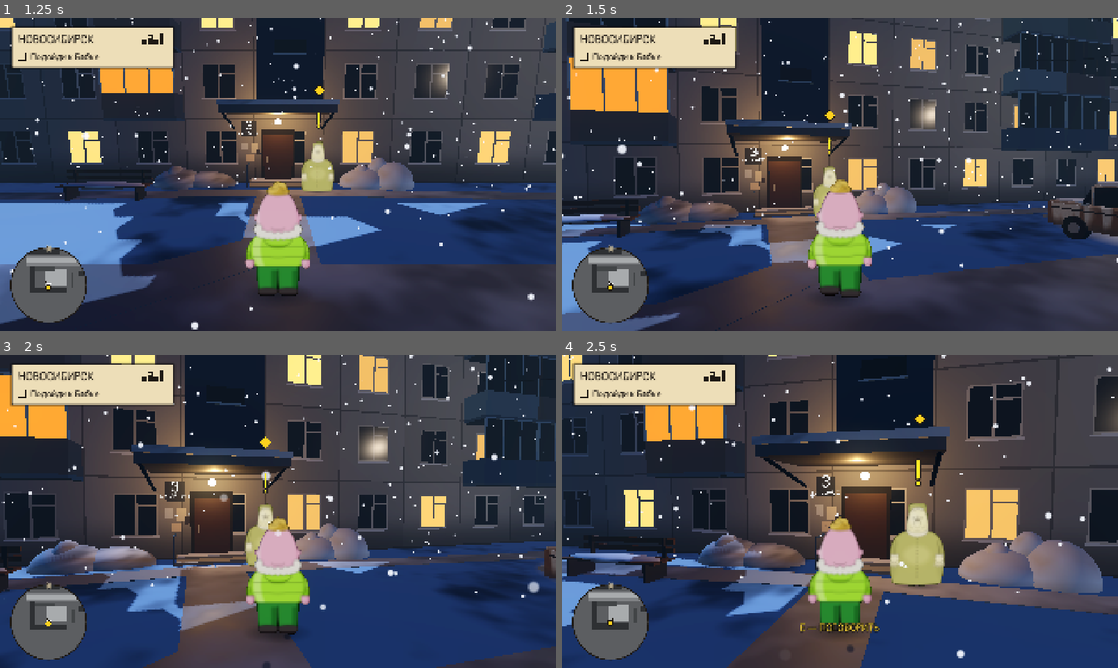
Above: before the commit, frames 1-4 (two rows, left to right).
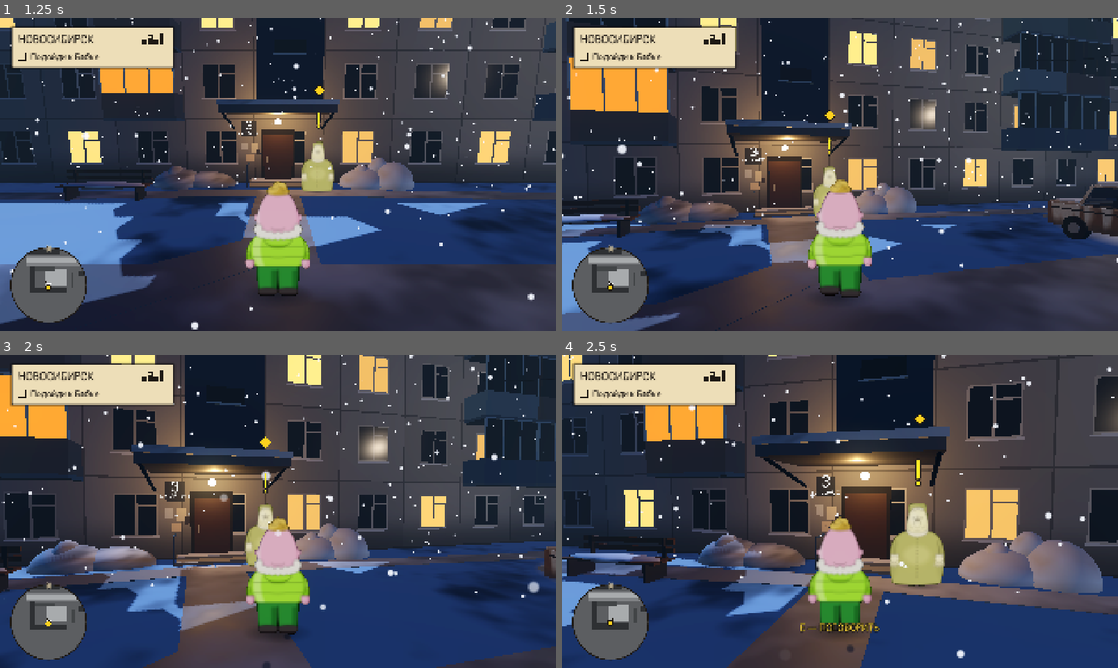
Above: after the commit, the same moments.

Repository: NorthArea/shkya
Game: Godot game, scene res://game/main.tscn
The game is run twice, just before and just after one commit, with the same random seed, the same clock (stepped at 60 frames per second) and the same inputs. Sound files missing from this copy of the repository are replaced by a short silence.
Inputs (mouse positions are in pixels of both pictures, inside the frame that each line leads up to):
- Up to frame 1 (1.25 s): click "НАЧАТЬ" at 0.5 s
- Up to frame 2 (1.5 s): tap Enter (ui_accept) at 1.25 s; move the mouse to (867, 174) at 1.27 s; hold W (move_forward) from 1.28 s (still down); hold E (interact) from 1.28 s (still down); click (867, 174) at 1.42 s
- Up to frame 3 (2 s): keep holding W (move_forward); keep holding E (interact); tap Enter (ui_accept) at 1.52 s
- Up to frame 4 (2.5 s): keep holding W (move_forward); move the mouse to (812, 511) at 2.02 s; release E (interact) at 2.03 s; tap E (interact) at 2.1 s; tap Enter (ui_accept) at 2.27 s

Frame 1 is identical in both runs. In frame 2, 0.1% of the frame differs, in the area x 91-100%, y 53-62%; in frame 3, less than 0.1%; in frame 4, nothing differs.

Commit message:
POLISH-02 A: Илюша виден в «Ладе», полупрозрачные стёкла и салон; фары и стоп-сигналы; припаркованные «Жигули» через облик LadaVisual

Diff:
--- a/game/vehicles/lada.gd
+++ b/game/vehicles/lada.gd
@@ -36,7 +36,10 @@
 var exit_requested := false
 var enter_zone: Interactable
 var lateral_speed := 0.0        # для тестов и звука заноса
+var braking := false            # тормоз или ручник с водителем — стоп-сигналы ярче (POLISH-02)
+var visual: Node3D
 var _steer_now := 0.0
+var _lights := -1
 
 func _ready() -> void:
 	collision_layer = 4  # Car
@@ -49,7 +52,9 @@
 	collider.shape = shape
 	collider.position.y = SIZE.y * 0.5
 	add_child(collider)
-	add_child(LadaVisual.build())  # облик белой «Лады» — ART-03
+	visual = LadaVisual.build()  # облик белой «Лады» — ART-03; водитель, фары и огни — POLISH-02
+	add_child(visual)
+	_update_lights()
 	var spray := SlushSpray.new()  # брызги каши из-под колёс — PLAY-03
 	spray.name = "SlushSpray"
 	add_child(spray)
@@ -99,6 +104,9 @@
 			forward_speed = maxf(forward_speed + ACCELERATION * REVERSE_ACCEL * throttle * delta, -MAX_REVERSE)
 	else:
 		forward_speed = move_toward(forward_speed, 0.0, (ROLL_DRAG + AIR_DRAG * forward_speed * forward_speed) * delta)
+	braking = driver != null and (handbrake or (stopping and absf(forward_speed) > 0.5)
+		or (throttle < 0.0 and forward_speed > 0.5) or (throttle > 0.0 and forward_speed < -0.5))
+	_update_lights()
 	lateral *= exp(-(HANDBRAKE_GRIP if handbrake else GRIP) * delta)
 	lateral_speed = lateral.length()
 
@@ -125,15 +133,29 @@
 
 func enter(new_driver: Node3D) -> void:
 	driver = new_driver
+	LadaVisual.set_driver_visible(visual, true)
+	_update_lights()
 	driver_entered.emit(driver)
 
 func exit() -> Node3D:
 	var former := driver
 	driver = null
 	exit_requested = false
+	braking = false
+	LadaVisual.set_driver_visible(visual, false)
+	_update_lights()
 	if former:
 		driver_exited.emit(former)
 	return former
+
+## Фары и стоп-сигналы: без водителя погашены (задние тусклые), с водителем горят, при торможении ярче.
+func _update_lights() -> void:
+	var mode: int = LadaVisual.Lights.OFF
+	if driver:
+		mode = LadaVisual.Lights.BRAKE if braking else LadaVisual.Lights.ON
+	if mode != _lights:
+		_lights = mode
+		LadaVisual.set_lights(visual, mode)
 
 func speed_kmh() -> float:
 	return Vector2(velocity.x, velocity.z).length() * 3.6
--- /dev/null
+++ b/game/vehicles/lada_driver.gd
@@ -0,0 +1,26 @@
+extends "res://game/characters/character_sprite.gd"
+## Илюша за рулём «Лады» (POLISH-02, п. 1; концепты 04, 05): тот же облик CharacterSprite и те же рисунки
+## в зимнем костюме, но только голова, воротник и плечи — ниже линии окон его закрывает кузов.
+## Масштаб меньше, чем у Илюши пешком: голова вписана в заднее стекло, как на концепте 05.
+## Узел ставится на уровень «ног» холста; виден, только когда в машине есть водитель (lada.gd).
+
+const CUT_Y := 380.0   # нижний край видимой части холста: плечи под воротником, дальше — кузов
+
+func _ready() -> void:
+	super._ready()
+	# Без пятна тени и без шагов: в машине Илюша сидит, рисунок — стойка.
+	var shadow := get_node_or_null("Shadow")
+	if shadow:
+		remove_child(shadow)
+		shadow.free()
+	set_physics_process(false)
+	frame = -1
+	var texture: Texture2D = sprite.texture
+	var px_per_unit := texture.get_height() / CANVAS_HEIGHT
+	sprite.region_enabled = true
+	sprite.region_rect = Rect2(0.0, 0.0, texture.get_width(), CUT_Y * px_per_unit)
+	# Центр области — на середине холста по высоте области; ноги холста (FEET_Y) — в начале узла.
+	sprite.position.y = (FEET_Y - CUT_Y * 0.5) * height_m / CANVAS_HEIGHT
+
+func _physics_process(_delta: float) -> void:
+	pass
--- a/game/vehicles/lada_visual.gd
+++ b/game/vehicles/lada_visual.gd
@@ -1,53 +1,93 @@
 extends RefCounted
-## Облик белой «Лады» игрока (ART-03): седан-«пятёрка» из простых объёмов по кадрам 01, 04, 05.
+## Облик «Лады» (ART-03, POLISH-02): седан-«пятёрка» из простых объёмов по кадрам 01, 04, 05.
 ## Только внешний вид: коллизия, физика и зона входа остаются в lada.gd. Перед — −Z, начало — на земле.
+## Одна сборка на белую «Ладу» игрока (с водителем, фарами и номером) и припаркованные «Жигули»
+## (свой цвет и номер, без огней и водителя).
 
 const Materials = preload("res://game/world/materials.gd")
 const PAINT := preload("res://game/vehicles/lada_paint.gdshader")
+const LadaDriver = preload("res://game/vehicles/lada_driver.gd")
 
 const PLATE := "н382кх 154"
-
-static func build() -> Node3D:
+const WHITE := Color(0.86, 0.85, 0.80)
+
+## Огни (POLISH-02, п. 8): без водителя фары погашены, задние тусклые; с водителем горят; при торможении ярче.
+enum Lights { OFF, ON, BRAKE }
+const TAIL_ENERGY := [0.25, 1.2, 4.0]
+const HEAD_ENERGY := 1.6
+const BEAM_RANGE := 22.0
+const BEAM_ENERGY := 10.0
+const BEAM_COLOR := Color(1.0, 0.91, 0.76)   # тёплый белый лампы накаливания
+
+## Водитель на левом месте; y — линия «ног» холста. Камера in_car (высота ≈2,4 м, 5,1 м сзади) видит
+## в заднее стекло на этой глубине полосу 0,94–1,31 м: в неё вписаны шапка (холст y≈42 → 1,30 м)
+## и воротник (y 270–330 → 1,01–0,93 м). Чуть сдвинут назад от «настоящего» кресла — иначе крыша срезает шапку.
+const DRIVER_AT := Vector3(-0.36, 0.598, 0.3)
+const DRIVER_HEIGHT := 0.77
+
+## Линии стёкол (y, z): лобовое и заднее — как наклонные боксы ниже, боковые окна — трапеции между ними.
+const WINDSHIELD_BOTTOM := Vector2(0.99, -0.83)
+const WINDSHIELD_TOP := Vector2(1.45, -0.49)
+const REAR_TOP := Vector2(1.45, 0.89)
+const REAR_BOTTOM := Vector2(0.99, 1.16)
+
+## paint — цвет кузова; plate — номер ("" — без номера); player — фары, огни и водитель.
+static func build(paint := WHITE, plate := PLATE, player := true, rust := 0.8, snow_depth := 0.08) -> Node3D:
 	var root := Node3D.new()
 	root.name = "Visual"
-	var lower := _paint(1.0, 0.8, 0.31)
-	var upper := _paint(0.0, 0.45, 0.05)
-	var glass := _dark_glass()
+	var lower := _paint(paint, 1.0, rust, 0.31)
+	var upper := _paint(paint, 0.0, rust * 0.55, 0.05)
+	var glass := _glass()
 	var trim := Materials.plain(Color(0.10, 0.10, 0.11), 0.6)
 	var chrome := Materials.plain(Color(0.55, 0.56, 0.58), 0.3)
 	var tyre := Materials.plain(Color(0.05, 0.05, 0.05), 0.9)
+	var cloth := Materials.plain(Color(0.17, 0.15, 0.14), 0.95)
 	var snow := Materials.snow(0.0)
 	# Кузов: низ, капот, крышка багажника — классический «трёхобъёмник».
 	_box(root, "Body", Vector3(1.64, 0.62, 4.1), Vector3(0, 0.62, 0), lower)
 	_box(root, "Hood", Vector3(1.58, 0.06, 1.2), Vector3(0, 0.96, -1.43), upper)
 	_box(root, "Trunk", Vector3(1.58, 0.06, 0.9), Vector3(0, 0.96, 1.6), upper)
-	# Кабина: тёмные стёкла, белые стойки и крыша.
-	_box(root, "SideGlass", Vector3(1.46, 0.48, 1.5), Vector3(0, 1.21, 0.2), glass)
-	# Лобовое от капота (z −0,83) к крыше (z −0,48), заднее от крыши (z 0,88) к багажнику (z 1,15):
-	# верх наклонён к центру машины.
-	var windshield := _box(root, "Windshield", Vector3(1.42, 0.59, 0.04), Vector3(0, 1.23, -0.655), glass)
+	# Салон за полупрозрачными стёклами (концепт 05): тёмный пол, торпедо, спинки сидений.
+	# У водительского кресла нет подголовника — сзади его закрыла бы голова Илюши, как на концепте.
+	_box(root, "CabinFloor", Vector3(1.40, 0.02, 1.9), Vector3(0, 0.94, 0.17), cloth, false)
+	_box(root, "Dashboard", Vector3(1.40, 0.16, 0.26), Vector3(0, 1.04, -0.66), cloth, false)
+	# Спинка водителя и заднего дивана — ниже линии окон: сзади видны голова и воротник Илюши.
+	_box(root, "SeatBack", Vector3(0.5, 0.1, 0.1), Vector3(-0.36, 0.95, 0.45), cloth, false)
+	_box(root, "SeatBack", Vector3(0.5, 0.24, 0.1), Vector3(0.36, 1.02, 0.45), cloth, false)
+	_box(root, "Headrest", Vector3(0.24, 0.16, 0.08), Vector3(0.36, 1.22, 0.47), cloth, false)
+	_box(root, "RearSeat", Vector3(1.36, 0.08, 0.12), Vector3(0, 0.96, 0.88), cloth, false)
+	# Кабина: полупрозрачные стёкла, стойки и крыша в цвет кузова.
+	var windshield := _box(root, "Windshield", Vector3(1.42, 0.59, 0.03), Vector3(0, 1.23, -0.655), glass, false)
 	windshield.rotation.x = deg_to_rad(36.0)
-	var rear := _box(root, "RearWindow", Vector3(1.42, 0.55, 0.04), Vector3(0, 1.23, 1.03), glass)
+	var rear := _box(root, "RearWindow", Vector3(1.42, 0.55, 0.03), Vector3(0, 1.23, 1.03), glass, false)
 	rear.rotation.x = deg_to_rad(-29.0)
+	var side_glass := glass.duplicate() as StandardMaterial3D
+	side_glass.cull_mode = BaseMaterial3D.CULL_DISABLED   # одна плоскость: видна снаружи и из салона
+	for x in [-0.725, 0.725]:
+		_side_window(root, x, side_glass)
 	_box(root, "Roof", Vector3(1.42, 0.06, 1.36), Vector3(0, 1.47, 0.2), upper)
 	for x in [-0.72, 0.72]:
-		for z in [-0.52, 0.2, 0.9]:
-			_box(root, "Pillar", Vector3(0.05, 0.5, 0.07), Vector3(x, 1.21, z), upper)
-		_box(root, "Molding", Vector3(0.02, 0.04, 3.9), Vector3(x * 1.14, 0.8, 0), trim)
-		_box(root, "Mirror", Vector3(0.14, 0.08, 0.06), Vector3(x * 1.22, 1.02, -0.62), trim)
+		_box(root, "Pillar", Vector3(0.05, 0.5, 0.07), Vector3(x, 1.21, 0.2), upper, false)
+		var a_pillar := _box(root, "Pillar", Vector3(0.05, 0.59, 0.06), Vector3(x, 1.23, -0.655), upper, false)
+		a_pillar.rotation.x = deg_to_rad(36.0)
+		var c_pillar := _box(root, "Pillar", Vector3(0.05, 0.55, 0.08), Vector3(x, 1.23, 1.03), upper, false)
+		c_pillar.rotation.x = deg_to_rad(-29.0)
+		_box(root, "Molding", Vector3(0.02, 0.04, 3.9), Vector3(x * 1.14, 0.8, 0), trim, false)
+		_box(root, "Mirror", Vector3(0.14, 0.08, 0.06), Vector3(x * 1.22, 1.02, -0.62), trim, false)
 	# Перед: решётка, прямоугольные фары, бампер, номер.
-	_box(root, "Grille", Vector3(0.9, 0.18, 0.04), Vector3(0, 0.78, -2.06), trim)
-	var head := Materials.plain(Color(1.0, 0.95, 0.80), 0.2, Color(1.0, 0.92, 0.70), 1.6)
-	var tail := Materials.plain(Color(0.75, 0.06, 0.05), 0.3, Color(0.9, 0.05, 0.03), 1.2)
+	_box(root, "Grille", Vector3(0.9, 0.18, 0.04), Vector3(0, 0.78, -2.06), trim, false)
+	var head := _lamp(Color(1.0, 0.95, 0.80), Color(1.0, 0.92, 0.70), 0.2) if player else Materials.plain(Color(0.78, 0.78, 0.74), 0.2)
+	var tail := _lamp(Color(0.32, 0.03, 0.02), Color(0.9, 0.05, 0.03), 0.3) if player else Materials.plain(Color(0.42, 0.05, 0.04), 0.3)
 	var amber := Materials.plain(Color(0.95, 0.55, 0.10), 0.3)
 	for x in [-0.6, 0.6]:
-		_box(root, "Headlight", Vector3(0.28, 0.16, 0.04), Vector3(x, 0.78, -2.07), head)
-		_box(root, "Turn", Vector3(0.18, 0.06, 0.04), Vector3(x, 0.62, -2.07), amber)
-		_box(root, "Taillight", Vector3(0.38, 0.16, 0.04), Vector3(x, 0.8, 2.07), tail)
+		_box(root, "Headlight", Vector3(0.28, 0.16, 0.04), Vector3(x, 0.78, -2.07), head, false)
+		_box(root, "Turn", Vector3(0.18, 0.06, 0.04), Vector3(x, 0.62, -2.07), amber, false)
+		_box(root, "Taillight", Vector3(0.38, 0.16, 0.04), Vector3(x, 0.8, 2.07), tail, false)
 	for z in [-2.1, 2.1]:
 		_box(root, "Bumper", Vector3(1.72, 0.1, 0.12), Vector3(0, 0.48, z), chrome)
-	_plate(root, -2.17, PI)
-	_plate(root, 2.17, 0.0)
+	if plate != "":
+		_plate(root, -2.17, PI, plate)
+		_plate(root, 2.17, 0.0, plate)
 	# Колёса с колпаками.
 	for x in [-0.78, 0.78]:
 		for z in [-1.25, 1.25]:
@@ -55,28 +95,110 @@
 			wheel.rotation.z = PI * 0.5
 			var cap := _cylinder(root, "Hubcap", 0.15, 0.22, Vector3(x, 0.32, z), chrome)
 			cap.rotation.z = PI * 0.5
-	# Снег на крыше, капоте и багажнике (кадры 01, 04).
-	_box(root, "SnowRoof", Vector3(1.34, 0.08, 1.24), Vector3(0, 1.54, 0.22), snow)
-	_box(root, "SnowHood", Vector3(1.3, 0.05, 0.7), Vector3(0, 1.01, -1.28), snow)
-	_box(root, "SnowTrunk", Vector3(1.3, 0.05, 0.6), Vector3(0, 1.01, 1.62), snow)
+			cap.cast_shadow = GeometryInstance3D.SHADOW_CASTING_SETTING_OFF
+	# Снег на крыше, капоте и багажнике (кадры 01, 04); у стоящих машин шапка толще.
+	_box(root, "SnowRoof", Vector3(1.34, snow_depth, 1.24), Vector3(0, 1.5 + snow_depth * 0.5, 0.22), snow)
+	_box(root, "SnowHood", Vector3(1.3, snow_depth * 0.6, 0.7), Vector3(0, 0.99 + snow_depth * 0.3, -1.28), snow)
+	_box(root, "SnowTrunk", Vector3(1.3, snow_depth * 0.6, 0.6), Vector3(0, 0.99 + snow_depth * 0.3, 1.62), snow)
+	if player:
+		_beams(root)
+		var driver: Node3D = LadaDriver.new()
+		driver.name = "Driver"
+		driver.character = "ilyusha"
+		driver.height_m = DRIVER_HEIGHT
+		driver.position = DRIVER_AT
+		driver.visible = false
+		root.add_child(driver)
+		set_lights(root, Lights.OFF)
 	return root
 
-static func _paint(dirt: float, rust: float, half_height: float) -> ShaderMaterial:
+## Огни белой «Лады»: фары с лучами и задние фонари по режиму Lights.
+static func set_lights(visual: Node3D, mode: int) -> void:
+	var on := mode != Lights.OFF
+	for name in ["BeamLeft", "BeamRight"]:
+		var beam := visual.get_node_or_null(name) as Light3D
+		if beam:
+			beam.visible = on
+	var head := visual.get_node_or_null("Headlight") as MeshInstance3D
+	if head:
+		(head.material_override as StandardMaterial3D).emission_energy_multiplier = HEAD_ENERGY if on else 0.0
+	var tail := visual.get_node_or_null("Taillight") as MeshInstance3D
+	if tail:
+		(tail.material_override as StandardMaterial3D).emission_energy_multiplier = TAIL_ENERGY[mode]
+
+static func set_driver_visible(visual: Node3D, shown: bool) -> void:
+	var driver := visual.get_node_or_null("Driver") as Node3D
+	if driver:
+		driver.visible = shown
+
+static func _beams(root: Node3D) -> void:
+	for side in [["BeamLeft", -0.6], ["BeamRight", 0.6]]:
+		var beam := SpotLight3D.new()
+		beam.name = side[0]
+		beam.position = Vector3(side[1], 0.8, -2.12)
+		beam.rotation.x = deg_to_rad(-5.0)   # чуть вниз: пятно ложится на дорогу в 6–20 м впереди
+		beam.light_color = BEAM_COLOR
+		beam.light_energy = BEAM_ENERGY
+		beam.spot_range = BEAM_RANGE
+		beam.spot_angle = 28.0
+		beam.spot_angle_attenuation = 0.8
+		beam.spot_attenuation = 0.6
+		beam.shadow_enabled = false
+		beam.light_specular = 0.6
+		beam.visible = false
+		root.add_child(beam)
+
+static func _paint(color: Color, dirt: float, rust: float, half_height: float) -> ShaderMaterial:
 	var material := ShaderMaterial.new()
 	material.shader = PAINT
+	material.set_shader_parameter("paint", color)
 	material.set_shader_parameter("dirt_amount", dirt)
 	material.set_shader_parameter("rust_amount", rust)
 	material.set_shader_parameter("half_height", half_height)
 	return material
 
-static func _dark_glass() -> StandardMaterial3D:
+## Тёмно-синее стекло с альфой ≈0,5: салон и водитель видны сзади и сбоку (концепт 05).
+## Водитель — рисунок с отсечением по альфе (непрозрачный проход), стекло рисуется после него: без мерцания.
+static func _glass() -> StandardMaterial3D:
 	var material := StandardMaterial3D.new()
-	material.albedo_color = Color(0.07, 0.09, 0.11)
-	material.roughness = 0.08
-	material.metallic = 0.3
+	material.albedo_color = Color(0.09, 0.13, 0.22, 0.55)
+	material.transparency = BaseMaterial3D.TRANSPARENCY_ALPHA
+	material.roughness = 0.06
+	material.metallic = 0.2
+	material.metallic_specular = 0.7
+	material.cull_mode = BaseMaterial3D.CULL_BACK
 	return material
 
-static func _box(parent: Node3D, name: String, size: Vector3, at: Vector3, material: Material) -> MeshInstance3D:
+## Свой материал на каждую машину: яркость огней меняется на ходу (общий из Materials.plain менять нельзя).
+static func _lamp(color: Color, glow: Color, roughness: float) -> StandardMaterial3D:
+	var material := StandardMaterial3D.new()
+	material.albedo_color = color
+	material.roughness = roughness
+	material.emission_enabled = true
+	material.emission = glow
+	material.emission_energy_multiplier = 0.0
+	return material
+
+## Боковое окно — трапеция между наклонами лобового и заднего стёкол, без треугольных щелей у стоек.
+static func _side_window(parent: Node3D, x: float, material: Material) -> void:
+	var outline := [WINDSHIELD_BOTTOM, WINDSHIELD_TOP, REAR_TOP, REAR_BOTTOM]
+	var tool := SurfaceTool.new()
+	tool.begin(Mesh.PRIMITIVE_TRIANGLES)
+	var normal := Vector3(signf(x), 0, 0)
+	tool.set_normal(normal)
+	var points: Array[Vector3] = []
+	for p: Vector2 in outline:
+		points.append(Vector3(x, p.x, p.y))
+	for i in [0, 1, 2, 0, 2, 3]:
+		tool.add_vertex(points[i])
+	var instance := MeshInstance3D.new()
+	instance.name = "SideGlass"
+	instance.mesh = tool.commit()
+	instance.material_override = material
+	instance.cast_shadow = GeometryInstance3D.SHADOW_CASTING_SETTING_OFF
+	parent.add_child(instance)
+
+static func _box(parent: Node3D, name: String, size: Vector3, at: Vector3, material: Material, shadow := true) -> MeshInstance3D:
 	var mesh := BoxMesh.new()
 	mesh.size = size
 	var instance := MeshInstance3D.new()
@@ -84,6 +206,8 @@
 	instance.mesh = mesh
 	instance.material_override = material
 	instance.position = at
+	if not shadow:
+		instance.cast_shadow = GeometryInstance3D.SHADOW_CASTING_SETTING_OFF
 	parent.add_child(instance)
 	return instance
 
@@ -101,16 +225,16 @@
 	parent.add_child(instance)
 	return instance
 
-static func _plate(parent: Node3D, z: float, yaw: float) -> void:
+static func _plate(parent: Node3D, z: float, yaw: float, text: String) -> void:
 	var holder := Node3D.new()
 	holder.name = "Plate"
 	holder.position = Vector3(0, 0.6, z)
 	holder.rotation.y = yaw
 	parent.add_child(holder)
-	_box(holder, "PlateBase", Vector3(0.52, 0.12, 0.02), Vector3.ZERO, Materials.plain(Color(0.92, 0.92, 0.90), 0.5))
+	_box(holder, "PlateBase", Vector3(0.52, 0.12, 0.02), Vector3.ZERO, Materials.plain(Color(0.92, 0.92, 0.90), 0.5), false)
 	var label := Label3D.new()
 	label.name = "PlateText"
-	label.text = PLATE
+	label.text = text
 	label.font_size = 48
 	label.pixel_size = 0.0016
 	label.modulate = Color(0.05, 0.05, 0.05)
Not shown, added: game/vehicles/lada_driver.gd.uid
